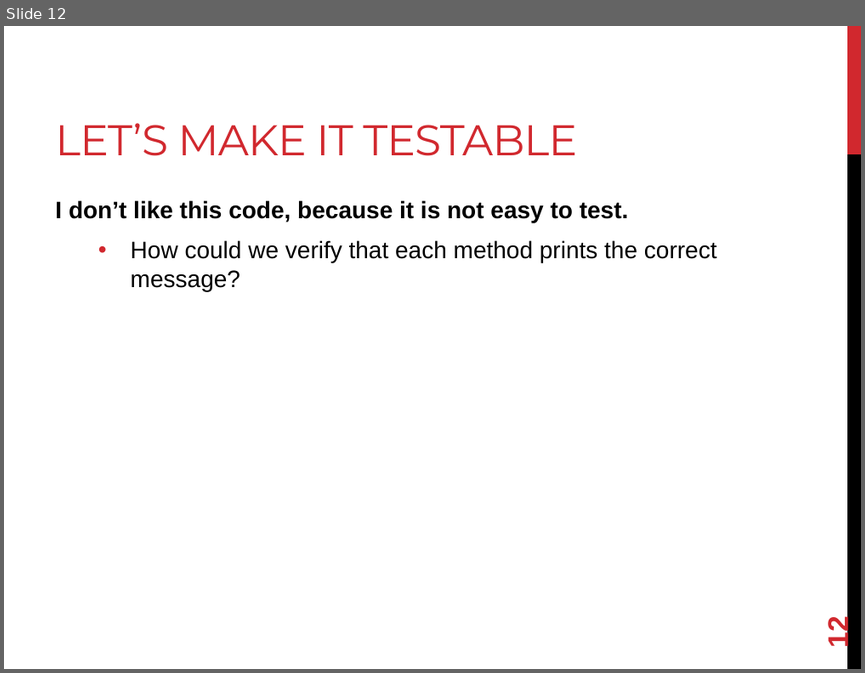
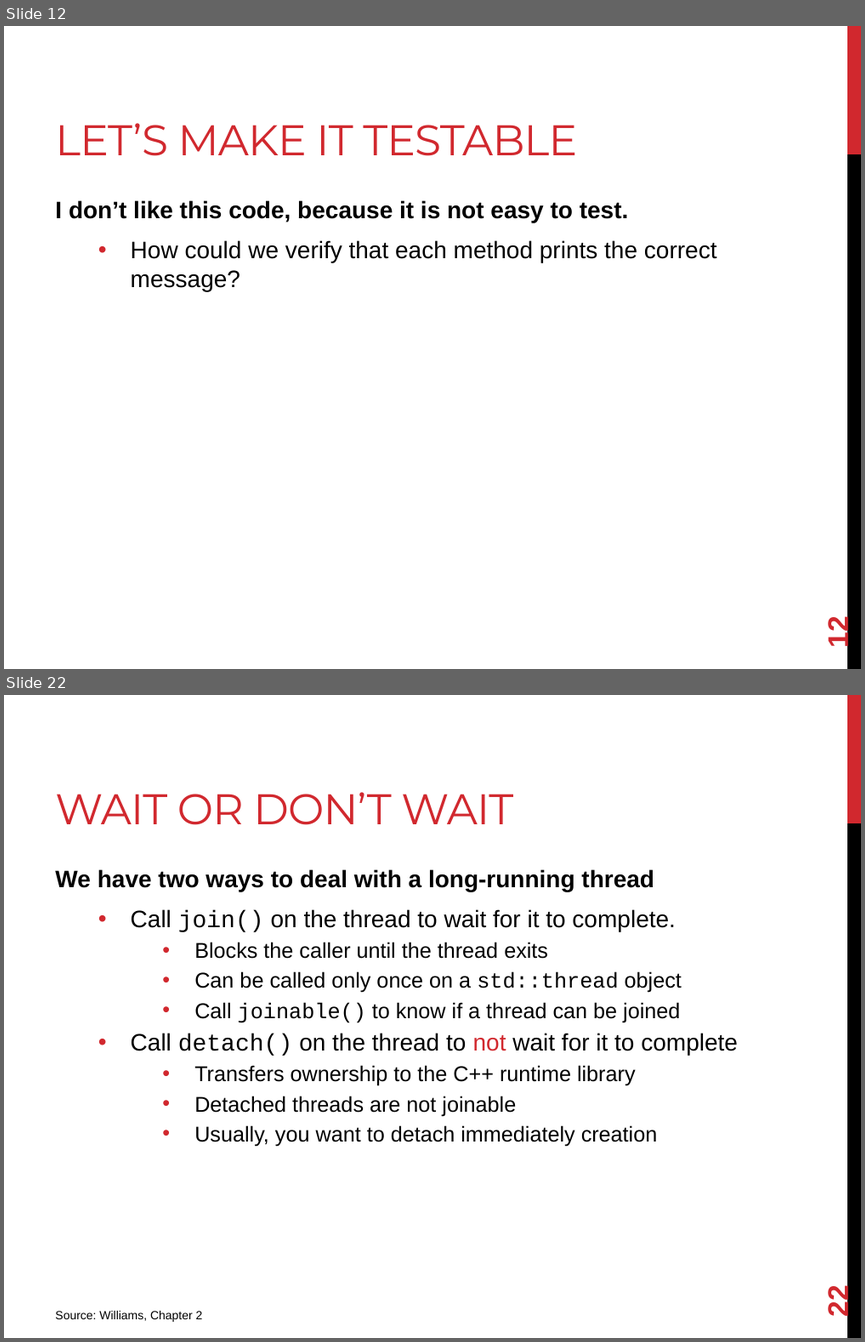
Before and after one commit to joshpeterson/DevelopingConcurrentSoftware, a slide deck: Lectures/Threads/Threads.pptx. Shown one above the other, each under a label of ours: slide 12 before the commit, slides 12 and 22 after it; the slides between them are not shown. The pictures are 865x673 and 865x1342 pixels, drawn with LibreOffice and Linux fonts; fonts in the diff are those of the drawing. Boxes give left, top, right and bottom in pixels: in the first picture for what was removed or moved away, otherwise in the second. Text is boxed around its words. In the diff, an @@ line names an element or a change of style, - is before the commit and + after.

Commit message:
Add information about thread argument passing and thread stopping.

```diff
--- a/Lectures/Threads/Threads.pptx
+++ b/Lectures/Threads/Threads.pptx
@@ slide 22 added at (x1=4, y1=695, x2=861, y2=1338), background #FFFFFF; not listed: 2 template elements that a slide beside it also shows @@
@@ title added at (x1=55, y1=792, x2=513, y2=825), 36 pt, text #D1282E @@
+WAIT OR DON’T WAIT
@@ text added at (x1=55, y1=869, x2=738, y2=1146), 18 pt, text #000000 @@
+We have two ways to deal with a long-running thread
+  • Call join() on the thread to wait for it to complete.
+    • Blocks the caller until the thread exits
+    • Can be called only once on a std::thread object
+    • Call joinable() to know if a thread can be joined
+  • Call detach() on the thread to not wait for it to complete
+    • Transfers ownership to the C++ runtime library
+    • Detached threads are not joinable
+    • Usually, you want to detach immediately creation
@@ page number added at (x1=822, y1=1287, x2=854, y2=1315), 24 pt, text #D1282E, bold @@
+22
@@ text added at (x1=55, y1=1310, x2=203, y2=1321), 10 pt, text #000000 @@
+Source: Williams, Chapter 2
```
Also in this commit, not shown: 1 slide changed, 11 other slides added.
